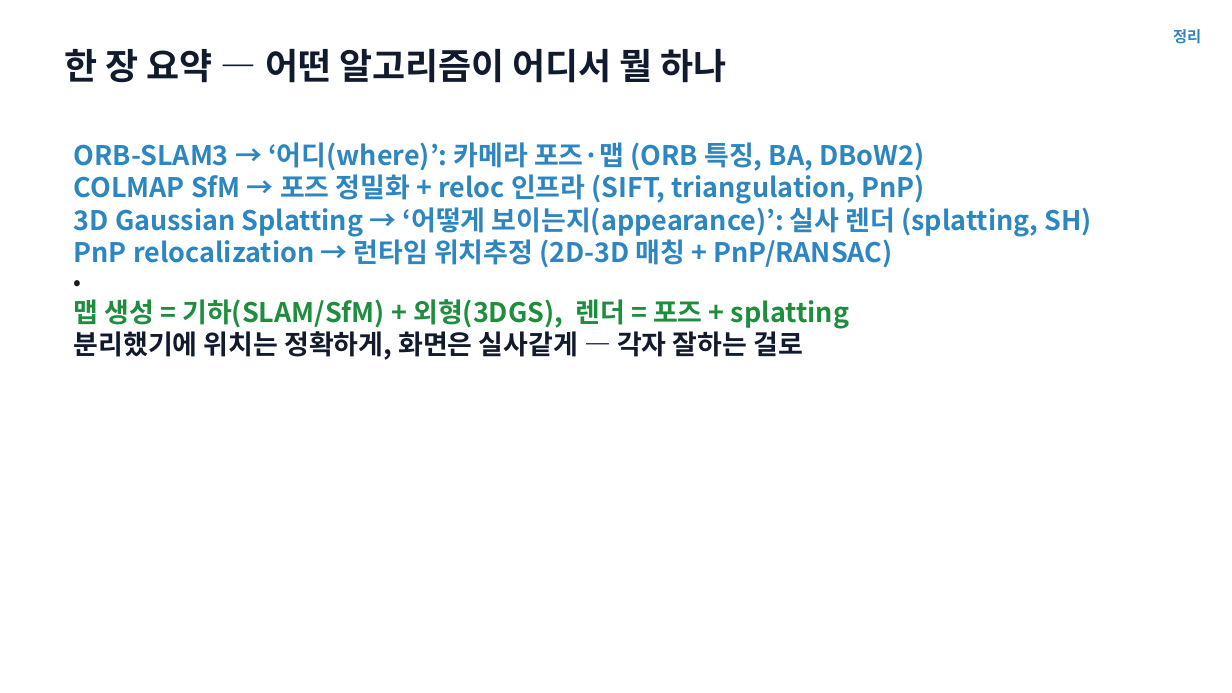
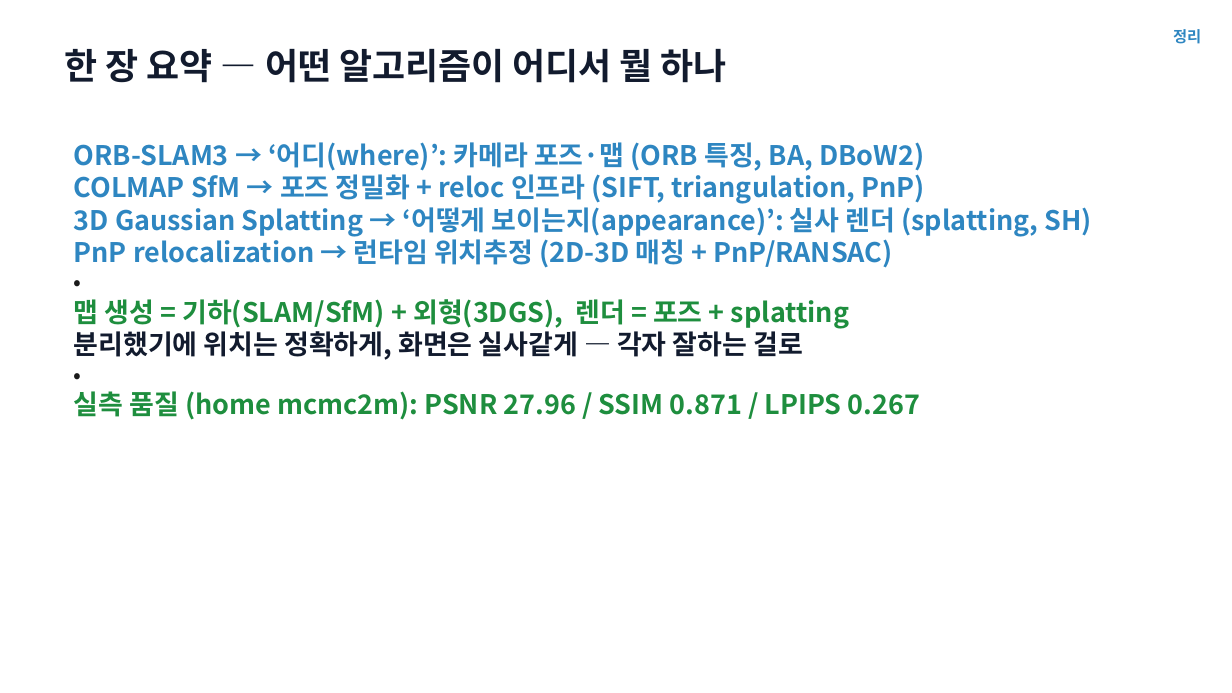
Before and after one commit to ingon1026/xr-splat, a slide deck: slide 13 of docs/presentation/xr-splat-technical.pptx. Drawn at 1232x693 pixels with LibreOffice and Linux fonts; fonts in the diff are those of the drawing. Boxes give left, top, right and bottom in pixels: in the first picture for what was removed or moved away, otherwise in the second. Text is boxed around its words. In the diff, an @@ line names an element or a change of style, - is before the commit and + after.

```diff
--- a/docs/presentation/xr-splat-technical.pptx
+++ b/docs/presentation/xr-splat-technical.pptx
@@ text at [74, 391, 920, 420]: paragraphs added @@
+•
+실측 품질 (home mcmc2m): PSNR 27.96 / SSIM 0.871 / LPIPS 0.267
```
Also in this commit, not shown: 22 other files.
